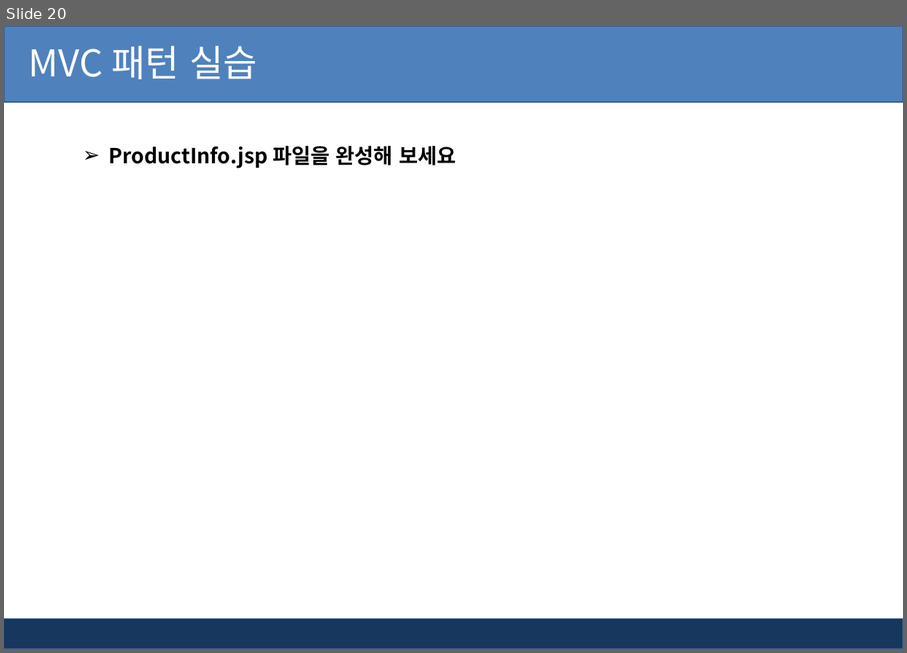
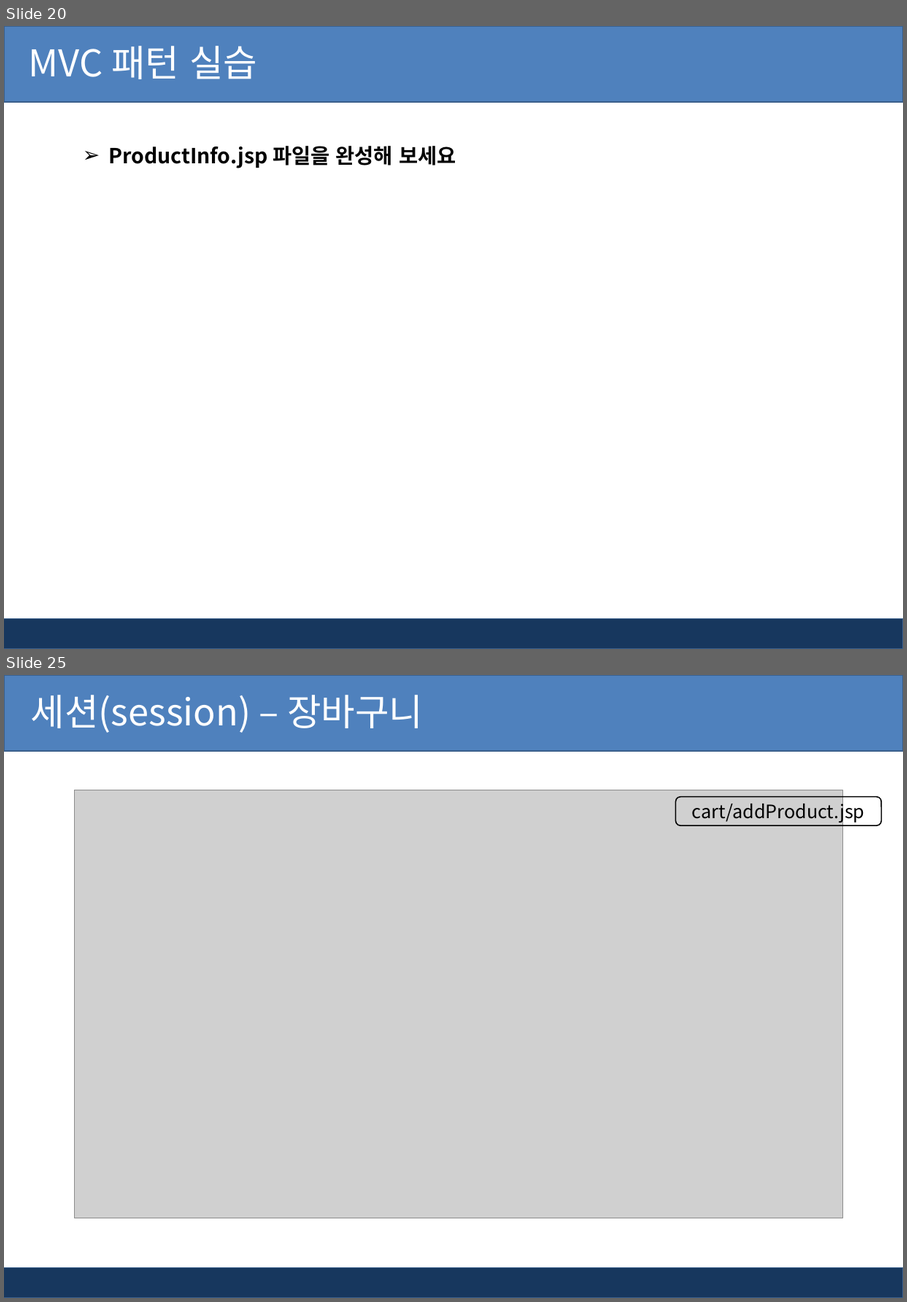
Before and after one commit to kiyongee2/green_project_web, a slide deck: jsp_ppt/13장. Maven 기반 프로젝트.pptx. Shown one above the other, each under a label of ours: slide 20 before the commit, slides 20 and 25 after it; the slides between them are not shown. The pictures are 907x653 and 907x1302 pixels, drawn with LibreOffice and Linux fonts; fonts in the diff are those of the drawing; grey boxes stand for pictures; background and template pictures are left out. Boxes give left, top, right and bottom in pixels: in the first picture for what was removed or moved away, otherwise in the second. Text is boxed around its words. In the diff, an @@ line names an element or a change of style, - is before the commit and + after.

```diff
--- a/jsp_ppt/13장. Maven 기반 프로젝트.pptx
+++ b/jsp_ppt/13장. Maven 기반 프로젝트.pptx
@@ slide 25 added at (4, 675, 903, 1298), background #FFFFFF; not listed: 2 template elements that a slide beside it also shows @@
@@ text added at (31, 695, 423, 733), 32 pt, text #FFFFFF @@
+세션(session) – 장바구니
@@ picture added at (75, 790, 844, 1218) @@
@@ rounded rectangle added at (676, 797, 881, 826), outline #000000 1 pt, 16 pt, text #000000 @@
+cart/addProduct.jsp
```
Also in this commit, not shown: 5 other slides added, 3 other files.
